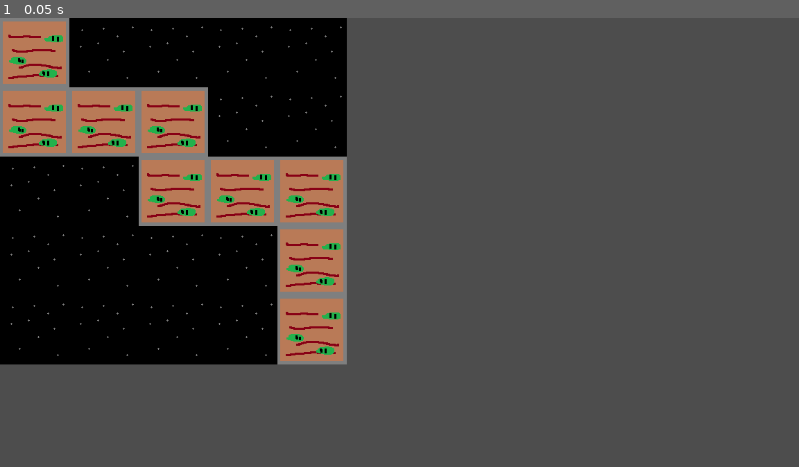
Above: before the commit, frame 1.
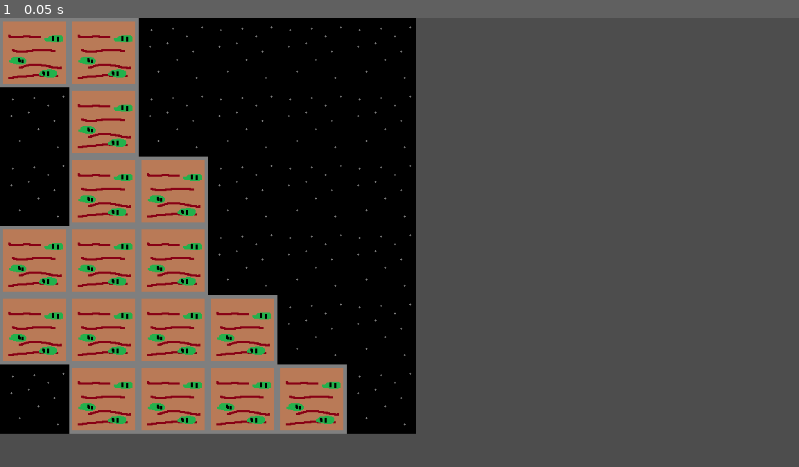
Above: after the commit, the same moment.

Repository: flowerFawn/many-games
Game: Godot game, scene res://dungeon/dungeon_world.tscn
Same seed, same stepped clock (60 frames per second), same inputs: the game is played once before the commit and once after it. The project has no main scene, so this scene is started directly.
Inputs:
- Up to frame 1 (0.05 s): no input

The runs differ from the first frame. In frame 1, 35% of the frame differs, in the area x 0-53%, y 0-93%.

Commit message:
nicer dungeon paths
no handling for backing itself into a corner, need to add backtracking

Diff:
--- a/dungeon/dungeon_gen.gd
+++ b/dungeon/dungeon_gen.gd
@@ -9,7 +9,7 @@
 	generate()
 
 func generate() -> void:
-	dungeon = DungeonLayout.new(5, 5, Vector2i(0, 0), Vector2i(4, 4))
+	dungeon = DungeonLayout.new(6, 6, Vector2i(0, 0), Vector2i(5, 5))
 	draw_dungeon()
 
 func draw_dungeon() -> void:
@@ -37,7 +37,6 @@
 		end = given_end
 		assert(start.x < x_size and start.y < y_size and start.x >= 0 and start.y >= 0, "start OOB")
 		assert(end.x < x_size and end.y < y_size and end.x >= 0 and end.y >= 0, "end OOB")
-		set_empty_grid()
 		generate_grid()
 
 	func set_empty_grid() -> void:
@@ -49,24 +48,28 @@
 			room_grid[i] = y_axis.duplicate()
 		print(room_grid)
 
+	func get_validity_grid() -> Array[Array]:
+		var validity_grid:Array[Array] = []
+		var y_axis:Array[bool]
+		y_axis.resize(y_size)
+		y_axis.fill(true)
+		validity_grid = []
+		validity_grid.resize(x_size)
+		validity_grid.duplicate()
+		for i:int in range(y_size):
+			validity_grid[i] = y_axis.duplicate()
+		return validity_grid
+
 	func generate_grid() -> void:
+		set_empty_grid()
+		var validity_grid:Array[Array] = get_validity_grid()
 		var current_position:Vector2i = start
-		var next_move:Vector2i
+		var move:Vector2i
 		while current_position != end:
-			current_position += next_move
-			if current_position == end:
-				set_room(current_position.x, current_position.y, DungeonRoom.new(false, false, false, false))
-				return
-			if r.randf() <= 0.5 and end.x != current_position.x:
-				#on x
-				next_move = Vector2(1, 0) * ((end.x -current_position.x) / abs(end.x -current_position.x))
-			elif end.y != current_position.y:
-				#on y
-				next_move = Vector2i(0, 1) * ((end.y -current_position.y) / abs(end.y -current_position.y))
-			else:
-				#on x again
-				next_move = Vector2(1, 0) * ((end.x -current_position.x) / abs(end.x -current_position.x))
-			set_room(current_position.x, current_position.y, DungeonRoom.new(false, false, false, false))
+			move = get_valid_moves(validity_grid, current_position).pick_random()
+			set_room(current_position.x, current_position.y, DungeonRoom.new(-move))
+			validity_grid[current_position.x][current_position.y] = false
+			current_position += move
 			#for x:int in range(x_size):
 				#for y:int in range(y_size):
 					#set_room(x, y, DungeonRoom.new())
@@ -79,13 +82,47 @@
 		assert(x < x_size and start.y < y_size and start.x >= 0 and start.y >= 0, "OOB")
 		return room_grid[x][y]
 
+	func get_position_validity(validity_grid:Array[Array], room:Vector2i) -> bool:
+		if not is_position_in_bounds(room):
+			return false
+		else:
+			return validity_grid[room.x][room.y]
+
+	func get_valid_moves(validity_grid:Array[Array], from_room:Vector2i) -> Array[Vector2i]:
+		var valid_moves:Array[Vector2i]
+		var checked:Vector2i
+		#north
+		print(validity_grid)
+		checked = from_room + Vector2i(0, 1)
+		if is_position_in_bounds(checked):
+			if validity_grid[checked.x][checked.y]:
+				valid_moves.append(Vector2i(0, 1))
+		#east
+		checked = from_room + Vector2i(1, 0)
+		if is_position_in_bounds(checked):
+			if validity_grid[checked.x][checked.y]:
+				valid_moves.append(Vector2i(1, 0))
+		#south
+		checked = from_room + Vector2i(0, -1)
+		if is_position_in_bounds(checked):
+			if validity_grid[checked.x][checked.y]:
+				valid_moves.append(Vector2i(0, -1))
+		#west
+		checked = from_room + Vector2i(-1, 0)
+		if is_position_in_bounds(checked):
+			if validity_grid[checked.x][checked.y]:
+				valid_moves.append(Vector2i(-1, 0))
+		print(valid_moves)
+		return valid_moves
+
+	func is_position_in_bounds(point:Vector2i) -> bool:
+		if point.x < 0 or point.x >= x_size or point.y < 0 or point.y >= y_size:
+			return false
+		else:
+			return true
+
+
 class DungeonRoom:
-	var door_north:bool
-	var door_east:bool
-	var door_south:bool
-	var door_west:bool
-	func _init(pn:bool, pe:bool, ps:bool, pw:bool):
-		door_north = pn
-		door_east = pe
-		door_south = ps
-		door_west = pw
+	var backtrack:Vector2i
+	func _init(given_backtrack:Vector2i):
+		backtrack = given_backtrack
